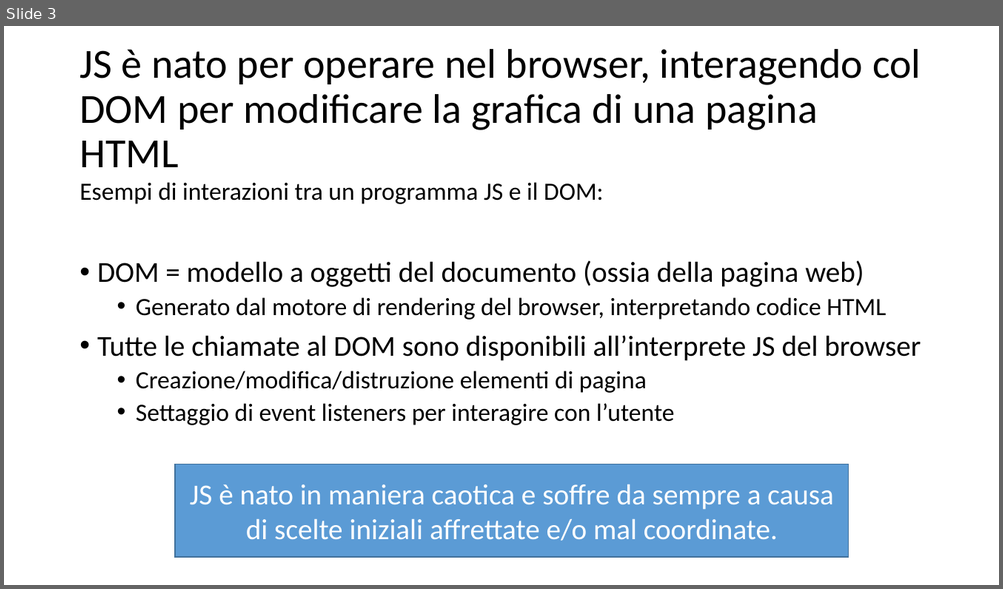
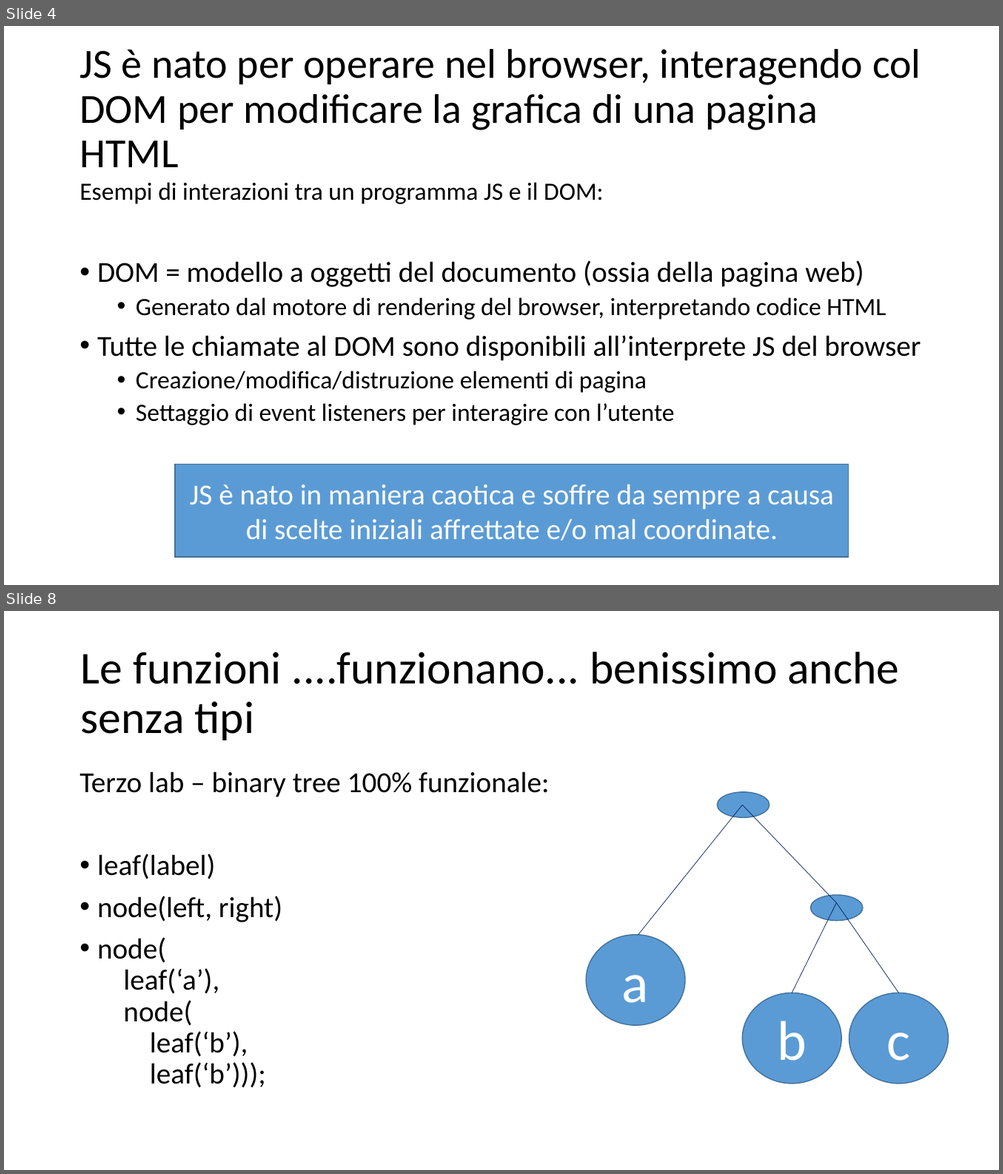
Before and after one commit to Muzietto/funzionale-alla-statale, a slide deck: funzionale-alla-statale.ppt. Shown one above the other, each under a label of ours: slide 3 before the commit, slides 4 and 8 after it; the slides between them are not shown. The pictures are 1003x589 and 1003x1174 pixels, drawn with LibreOffice and Linux fonts; fonts in the diff are those of the drawing. Boxes give left, top, right and bottom in pixels: in the first picture for what was removed or moved away, otherwise in the second. Text is boxed around its words. In the diff, an @@ line names an element or a change of style, - is before the commit and + after.

```diff
--- a/funzionale-alla-statale.ppt
+++ b/funzionale-alla-statale.ppt
@@ slide 8 added at box(4, 611, 999, 1170), background #FFFFFF @@
@@ title added at box(81, 652, 899, 741), 44 pt, text #000000 @@
+Le funzioni ....funzionano... benissimo anche senza tipi
@@ text added at box(79, 772, 549, 1088), 28 pt, text #000000 @@
+Terzo lab – binary tree 100% funzionale:
+• leaf(label)
+• node(left, right)
+• node(
+  leaf(‘a’),
+  node(
+  leaf(‘b’),
+  leaf(‘b’)));
@@ line added from (637, 934) to (742, 805), #002060 0.51 pt @@
@@ ellipse added at box(717, 792, 769, 817), fill #5B9BD5, outline #41719C 0.99 pt @@
@@ line added from (836, 903) to (742, 805), #002060 0.51 pt @@
@@ ellipse added at box(810, 895, 862, 920), fill #5B9BD5, outline #41719C 0.99 pt @@
@@ line added from (791, 993) to (836, 903), #002060 0.51 pt @@
@@ line added from (898, 993) to (836, 903), #002060 0.51 pt @@
@@ ellipse added at box(586, 934, 685, 1025), fill #5B9BD5, outline #41719C 0.99 pt, 54 pt, text #FFFFFF @@
+a
@@ ellipse added at box(742, 993, 841, 1084), fill #5B9BD5, outline #41719C 0.99 pt, 54 pt, text #FFFFFF @@
+b
@@ ellipse added at box(848, 993, 948, 1084), fill #5B9BD5, outline #41719C 0.99 pt, 54 pt, text #FFFFFF @@
+c
@@ what was slide 3 is now slide 4 @@
```
Also in this commit, not shown: 8 slides changed, 4 other slides added, 14 other files.
